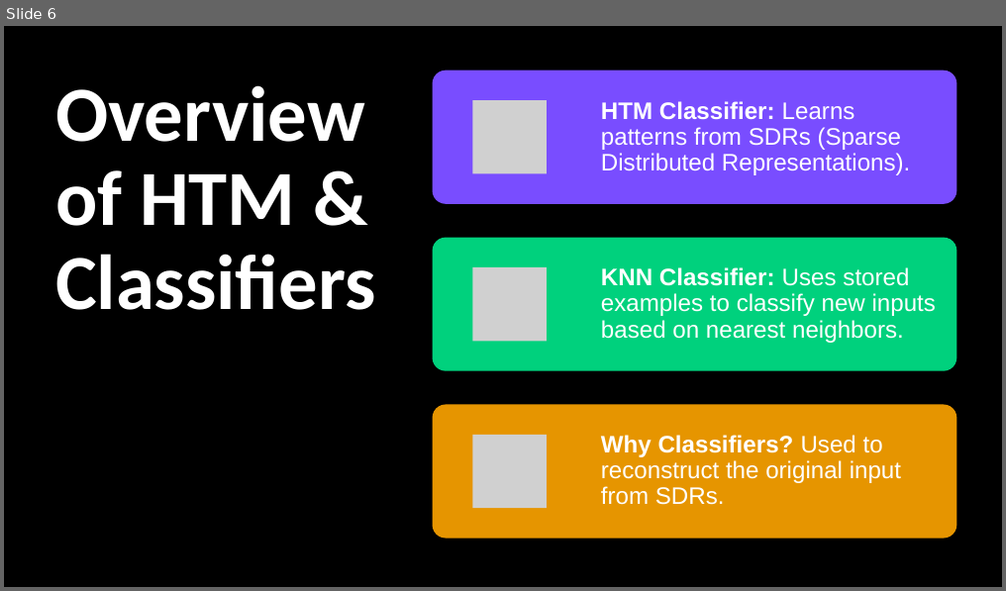
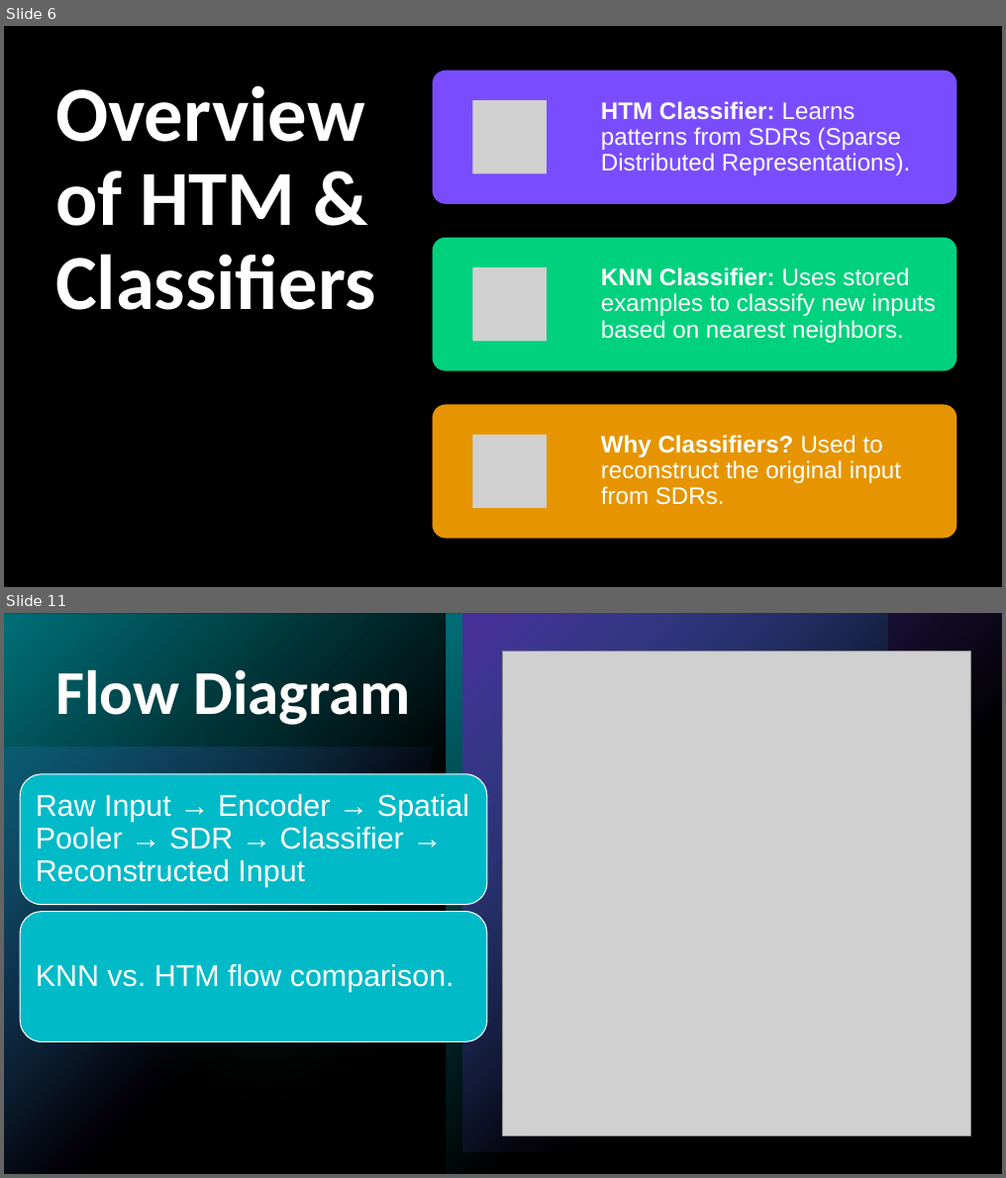
Before and after one commit to prnshubn/neocortexapi-team-untitled, a slide deck: source/Documentation_Team_Untitled/Team_Untitled_Presentation.pptx. Shown one above the other, each under a label of ours: slide 6 before the commit, slides 6 and 11 after it; the slides between them are not shown. The pictures are 1006x591 and 1006x1178 pixels, drawn with LibreOffice and Linux fonts; fonts in the diff are those of the drawing; grey boxes stand for pictures. Boxes give left, top, right and bottom in pixels: in the first picture for what was removed or moved away, otherwise in the second. Text is boxed around its words. In the diff, an @@ line names an element or a change of style, - is before the commit and + after.

Commit message:
Added flow diagram,Methodologies,Classifier process in PPT

```diff
--- a/source/Documentation_Team_Untitled/Team_Untitled_Presentation.pptx
+++ b/source/Documentation_Team_Untitled/Team_Untitled_Presentation.pptx
@@ slide 11 added at [4,613,1002,1174], background #000000; not listed: 5 template elements that a slide beside it also shows @@
@@ rectangle added at [4,613,1002,1174], fill #000000 at 40% opacity @@
@@ title added at [55,669,410,725], 60 pt, text #FFFFFF, bold @@
+Flow Diagram
@@ ellipse added at [475,646,829,998], fill #00D17D at 60% opacity @@
@@ picture added at [503,652,970,1137] @@
@@ group added at [20,774,487,1042]: 2 rounded rectangles, 2 texts @@
+Raw Input → Encoder → Spatial Pooler → SDR → Classifier → Reconstructed Input
+KNN vs. HTM flow comparison.
```
Also in this commit, not shown: 9 other slides added.
